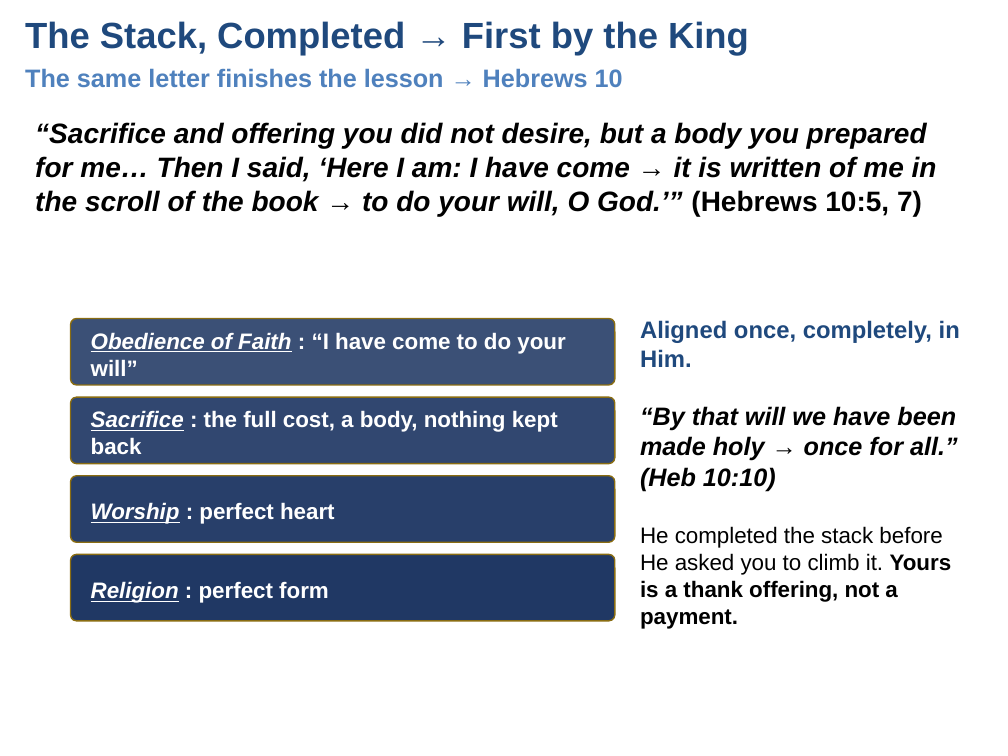
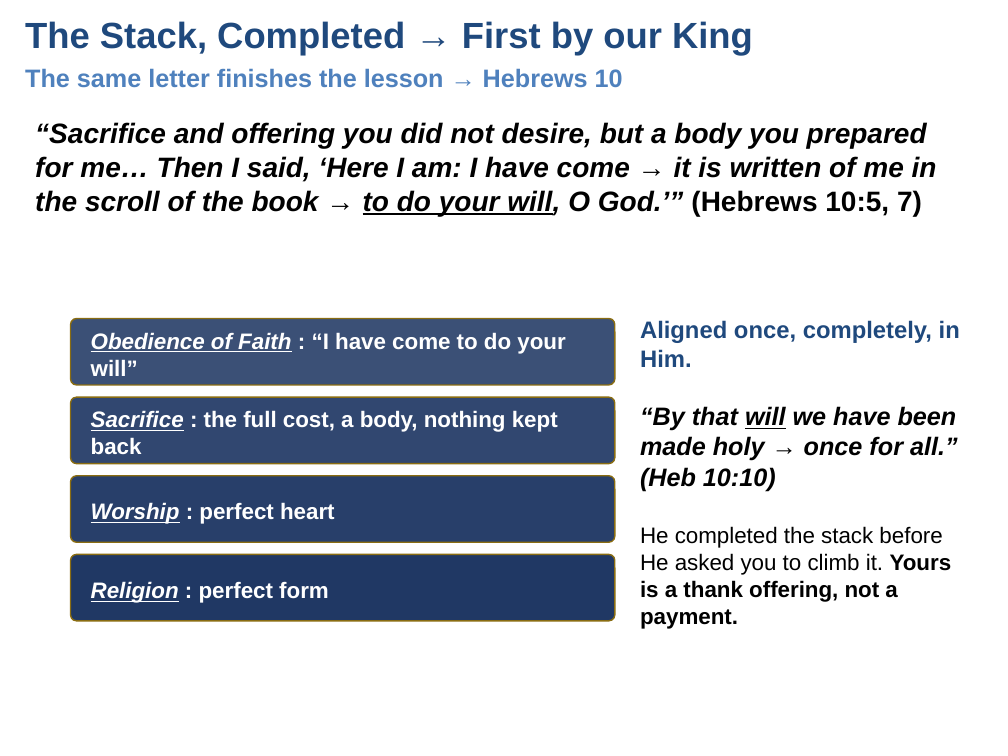
Before and after one commit to UsefulEngines/EvangelismPublic, a slide deck: slide 10 of 2026-Q3/Devotionals/TrainedToTellTheDifference.pptx. Drawn at 1008x756 pixels with LibreOffice and Linux fonts; fonts in the diff are those of the drawing. Boxes give left, top, right and bottom in pixels: in the first picture for what was removed or moved away, otherwise in the second. Text is boxed around its words. In the diff, an @@ line names an element or a change of style, - is before the commit and + after.

```diff
--- a/2026-Q3/Devotionals/TrainedToTellTheDifference.pptx
+++ b/2026-Q3/Devotionals/TrainedToTellTheDifference.pptx
@@ text at (x1=25, y1=21, x2=753, y2=56): text changed @@
-The Stack, Completed → First by the King
+The Stack, Completed → First by our King
@@ text "“Sacrifice and offering you did ..." at (x1=35, y1=122, x2=937, y2=216): underline on in "to do your will," @@
@@ text "Aligned once, completely, in Him. ..." at (x1=640, y1=320, x2=960, y2=629): underline on in "will" @@
```
Also in this commit, not shown: 3 other slides changed, 1 other file.
